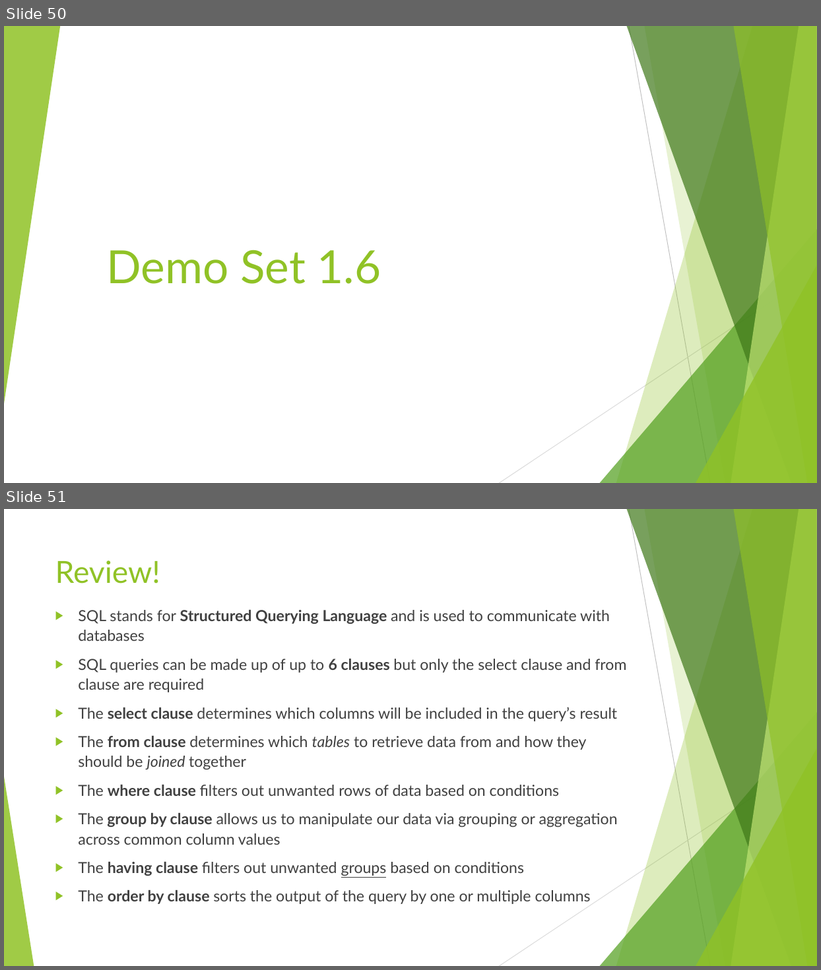
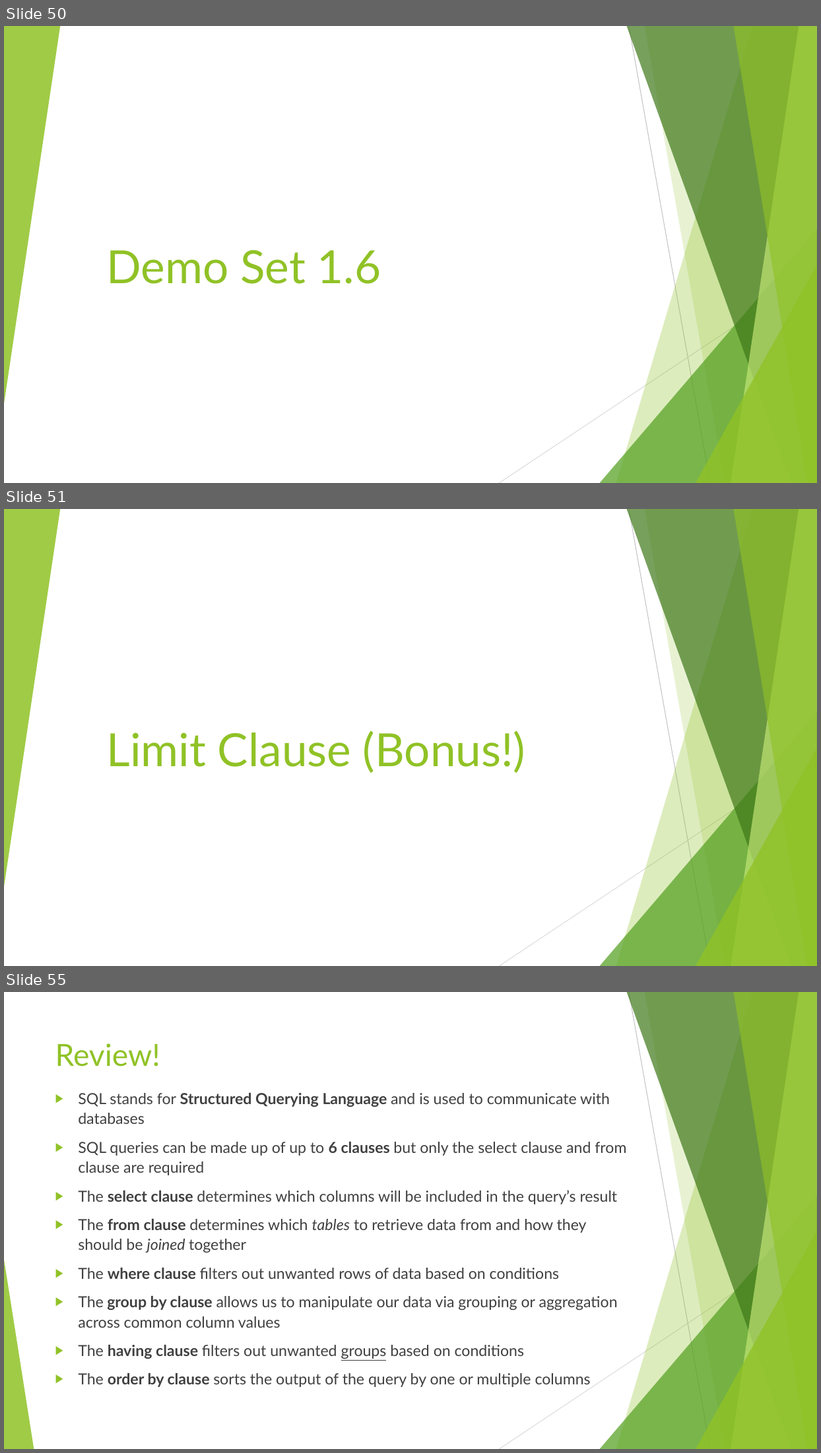
Before and after one commit to seanscott1991/Duke_SQL4DQA, a slide deck: Slides/Week 1 Lecture Slides.pptx. Shown one above the other, each under a label of ours: slides 50 and 51 before the commit, slides 50, 51 and 55 after it; the slides between them are not shown. The pictures are 821x970 and 821x1453 pixels, drawn with LibreOffice and Linux fonts; fonts in the diff are those of the drawing. Boxes give left, top, right and bottom in pixels: in the first picture for what was removed or moved away, otherwise in the second. Text is boxed around its words. In the diff, an @@ line names an element or a change of style, - is before the commit and + after.

```diff
--- a/Slides/Week 1 Lecture Slides.pptx
+++ b/Slides/Week 1 Lecture Slides.pptx
@@ slide 51 added at <box>4,509,817,966</box>, background #FFFFFF; not listed: 10 template elements that a slide beside it also shows @@
@@ title added at <box>107,731,525,773</box>, 54 pt, text #90C226 @@
+Limit Clause (Bonus!)
@@ what was slide 51 is now slide 55 @@
```
Also in this commit, not shown: 1 slide changed, 5 other slides added.
